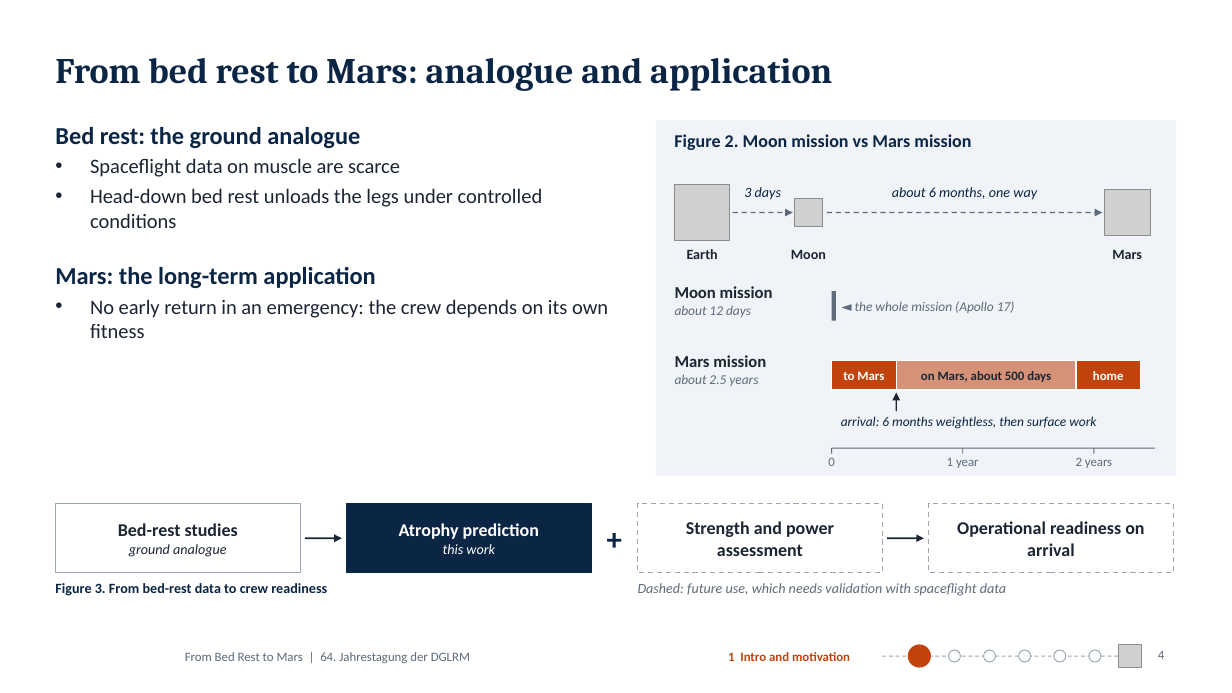
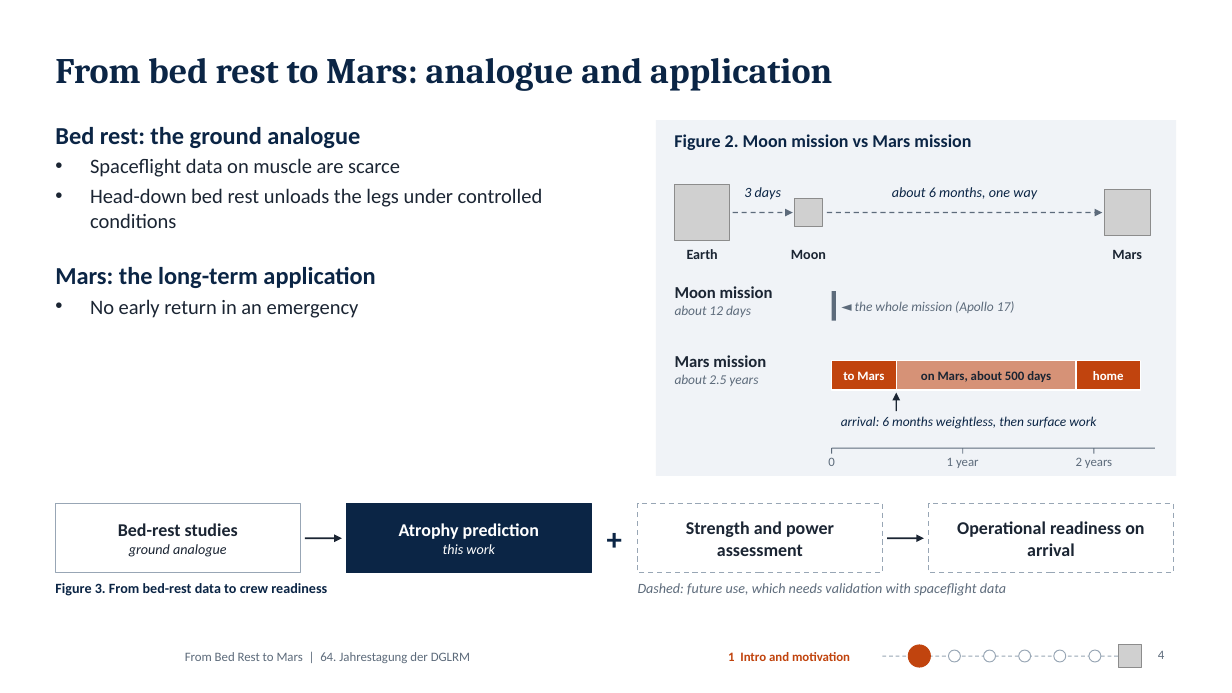
Before and after one commit to MiladBahariQaragoz/BedrestToMars, a slide deck: slide 4 of presentation/bed-rest-to-mars-talk.pptx. Drawn at 1232x693 pixels with LibreOffice and Linux fonts; fonts in the diff are those of the drawing; grey boxes stand for pictures; background and template pictures are left out. Boxes give left, top, right and bottom in pixels: in the first picture for what was removed or moved away, otherwise in the second. Text is boxed around its words. In the diff, an @@ line names an element or a change of style, - is before the commit and + after.

```diff
--- a/presentation/bed-rest-to-mars-talk.pptx
+++ b/presentation/bed-rest-to-mars-talk.pptx
@@ text at [90, 299, 359, 318]: text changed @@
-• No early return in an emergency: the crew depends on its own fitness
+• No early return in an emergency
```
Also in this commit, not shown: 9 other slides changed, 2 other files.
